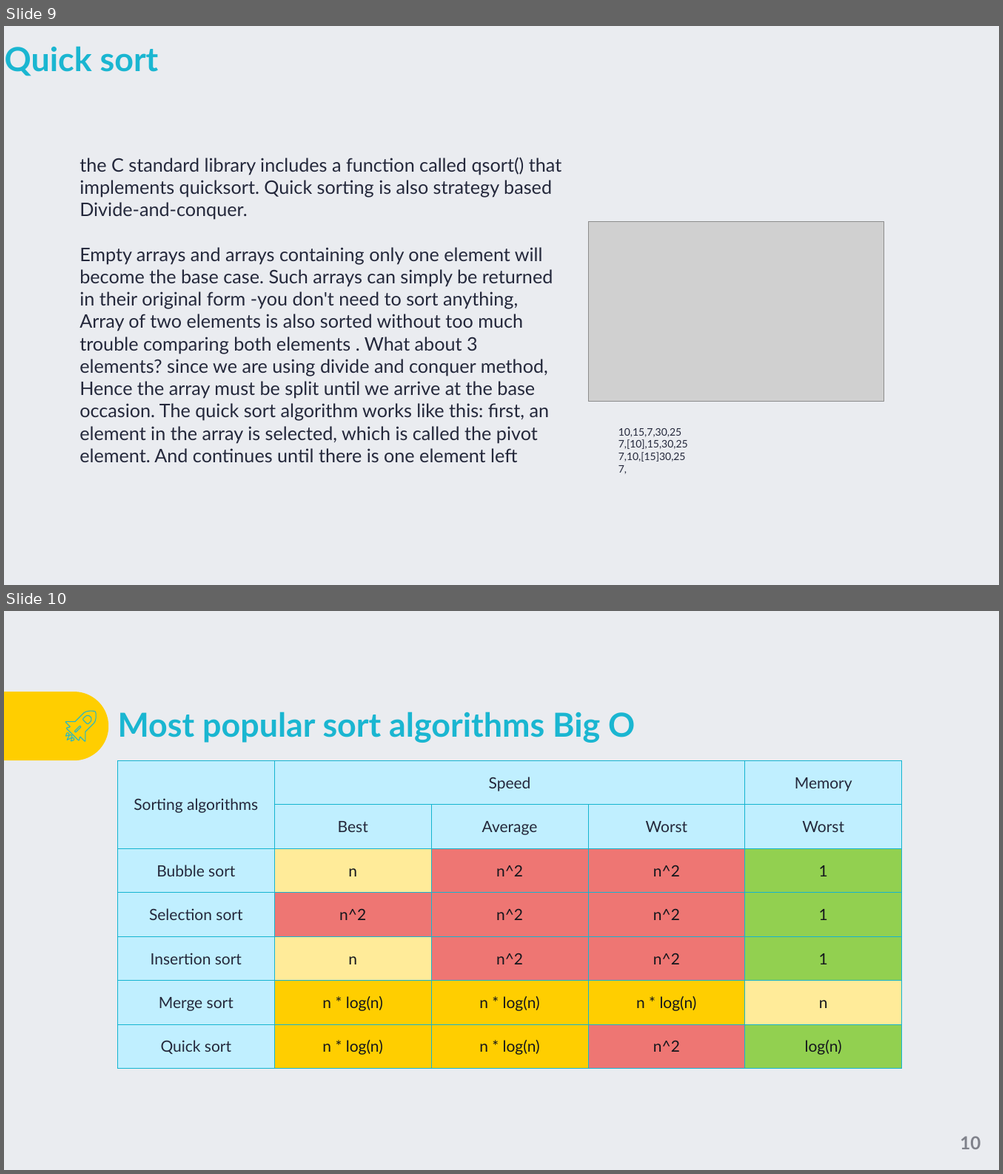
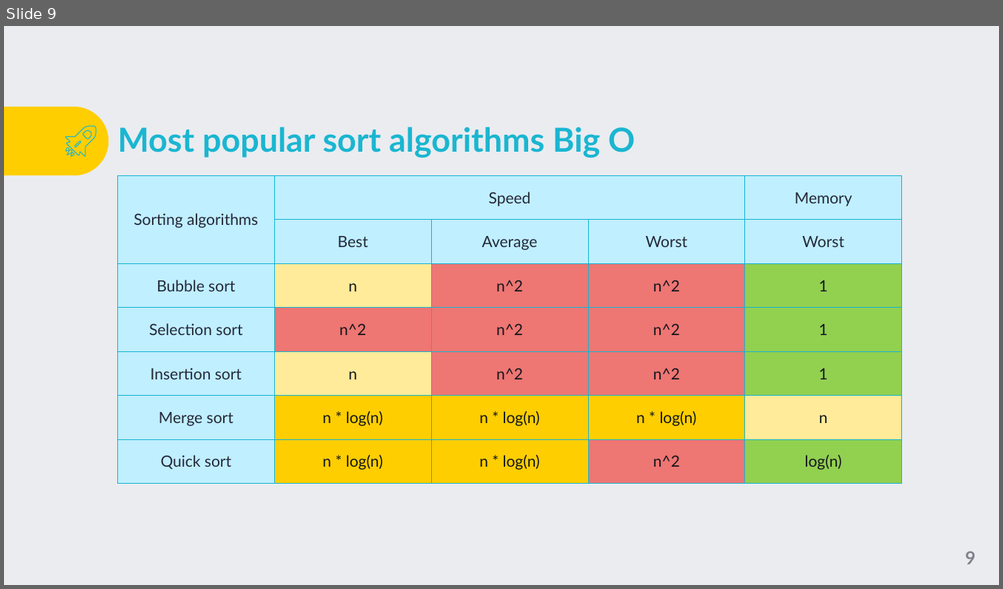
Before and after one commit to TigranVardanyan/Algorithms-and-Data-structures, a slide deck: ds&a.pptx. Shown one above the other, each under a label of ours: slides 9 and 10 before the commit, slide 9 after it. The pictures are 1003x1174 and 1003x589 pixels, drawn with LibreOffice and Linux fonts; fonts in the diff are those of the drawing; grey boxes stand for pictures; background and template pictures are left out. Boxes give left, top, right and bottom in pixels: in the first picture for what was removed or moved away, otherwise in the second. Text is boxed around its words. In the diff, an @@ line names an element or a change of style, - is before the commit and + after.

```diff
--- a/ds&a.pptx
+++ b/ds&a.pptx
@@ slide 9 removed at bbox=[4, 26, 999, 585], background #EAECF0 @@
@@ title removed at bbox=[5, 46, 159, 76] @@
-Quick sort
@@ text removed at bbox=[79, 157, 561, 463] @@
-the C standard library includes a function called qsort() that implements quicksort. Quick sorting is also strategy based Divide-and-conquer.
-Empty arrays and arrays containing only one element will become the base case. Such arrays can simply be returned in their original form -you don't need to sort anything, Array of two elements is also sorted without too much trouble comparing both elements . What about 3 elements? since we are using divide and conquer method, Hence the array must be split until we arrive at the base occasion. The quick sort algorithm works like this: first, an element in the array is selected, which is called the pivot element. And continues until there is one element left
@@ picture removed at bbox=[588, 221, 884, 402] @@
@@ text removed at bbox=[618, 429, 688, 474] @@
-10,15,7,30,25
-7,[10],15,30,25
-7,10,[15]30,25
-7,
@@ what was slide 10 is now slide 9 @@
@@ page number at bbox=[965, 551, 975, 565]: text changed @@
-10
+9
```
Also in this commit, not shown: 3 slides changed, 6 slides added, 4 other slides removed, 1 other file.
